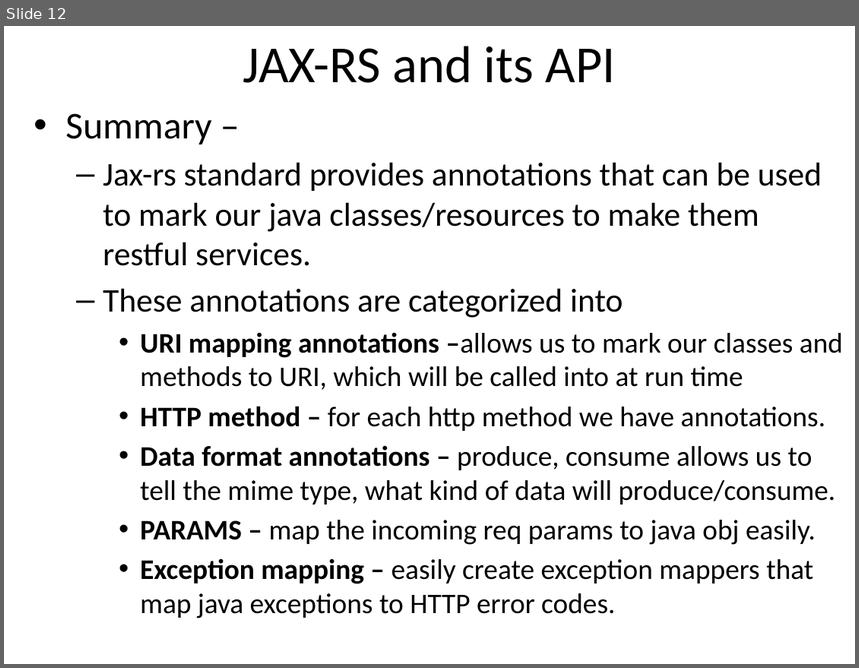
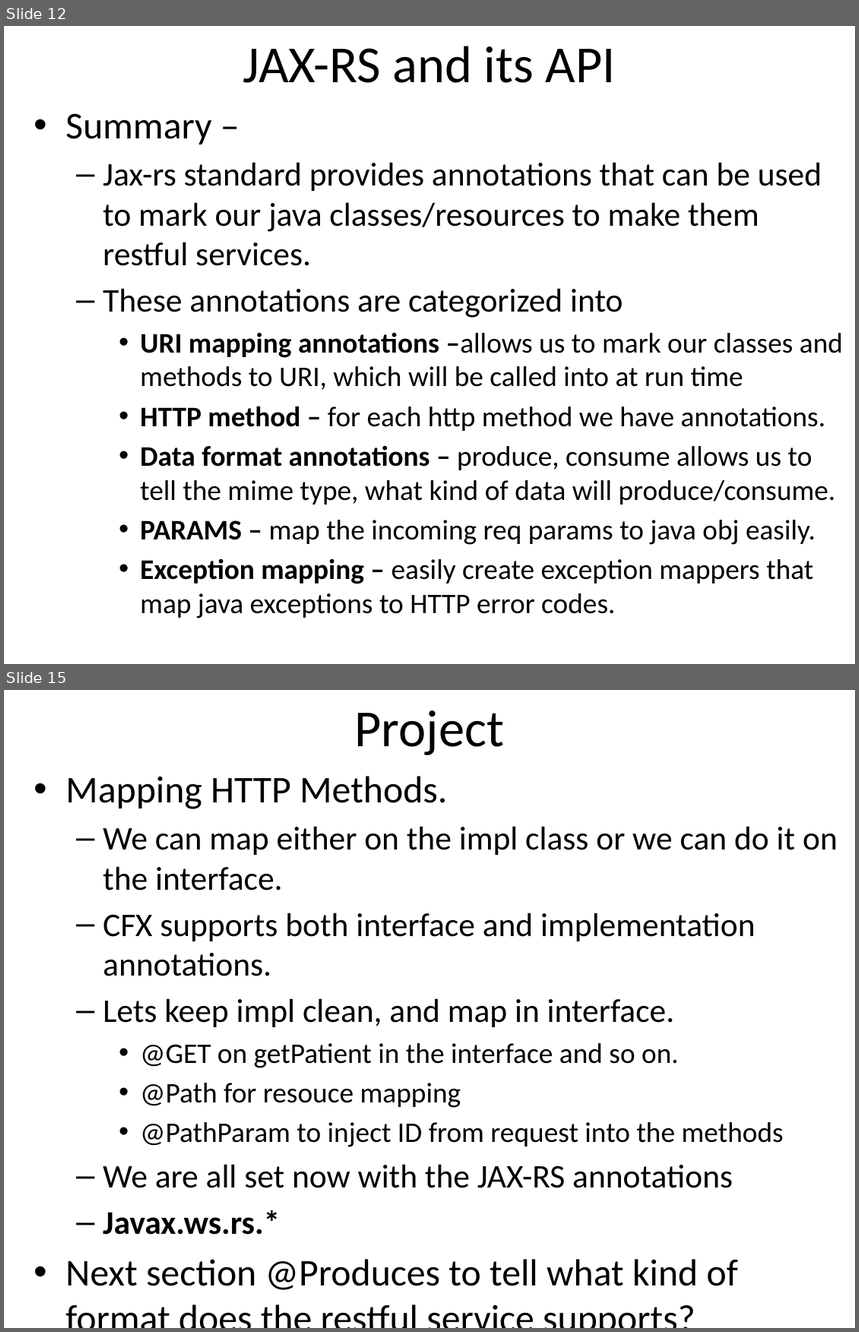
Before and after one commit to email2dorababu/SCALA_Reading, a slide deck: REST/REST_UDEMY_Section14_Implementation.pptx. Shown one above the other, each under a label of ours: slide 12 before the commit, slides 12 and 15 after it; the slides between them are not shown. The pictures are 859x668 and 859x1332 pixels, drawn with LibreOffice and Linux fonts; fonts in the diff are those of the drawing. Boxes give left, top, right and bottom in pixels: in the first picture for what was removed or moved away, otherwise in the second. Text is boxed around its words. In the diff, an @@ line names an element or a change of style, - is before the commit and + after.

```diff
--- a/REST/REST_UDEMY_Section14_Implementation.pptx
+++ b/REST/REST_UDEMY_Section14_Implementation.pptx
@@ slide 15 added at (4,690,855,1328), background #FFFFFF @@
@@ title added at (355,711,504,755), 44 pt, text #000000 @@
+Project
@@ text added at (66,776,838,1290), 28 pt, text #000000 @@
+• Mapping HTTP Methods.
+  – We can map either on the impl class or we can do it on the interface.
+  – CFX supports both interface and implementation annotations.
+  – Lets keep impl clean, and map in interface.
+    • @GET on getPatient in the interface and so on.
+    • @Path for resouce mapping
+    • @PathParam to inject ID from request into the methods
+  – We are all set now with the JAX-RS annotations
+  – Javax.ws.rs.*
+• Next section @Produces to tell what kind of format does the restful service supports?
```
Also in this commit, not shown: 4 other slides added, 1 other file.
